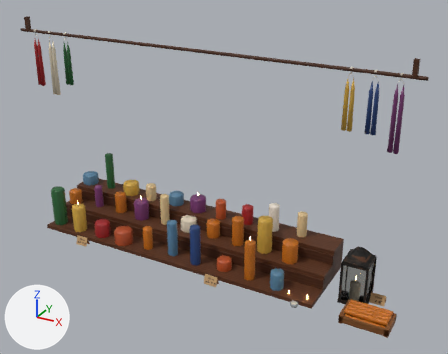
Before and after pictures for a commit that changed the glTF model site/public/models/prop_deco_kerzen.glb.
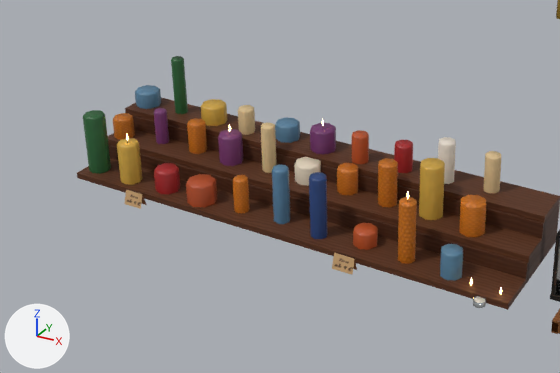
Each version appears first whole from a 50 mm camera at (1.48, -2.42, 1.68) aimed at (0.14, 0.02, 0.46), and next in a close-up on the part from 0% to 77% of the width and 34% to 98% of the height. The lights are fixed; the arrows at lower left show +X, +Y and +Z. The first two pictures are the older version. Where no turn or scale is listed for an object, it has been applied to the vertices. Vertices at exactly the same position are counted once.

The scene before the commit, as lines of its bpy script (objects in view):
```python
me_prop_deco_kerzen_static = bpy.data.meshes.new('prop_deco_kerzen_static')
me_prop_deco_kerzen_static.from_pydata(...)  # 1836 vertices, 2850 faces; spans x -1.05..1.05, y -0.23..0.23, z -0.57..0.57
# faces by material slot: [2670, 168, 12]
me_prop_deco_kerzen_static.materials.append(mat_vendor_atlas)
me_prop_deco_kerzen_static.materials.append(mat_flame)
me_prop_deco_kerzen_static.materials.append(mat_vendor_glass)
ob_prop_deco_kerzen_static = bpy.data.objects.new('prop_deco_kerzen_static', me_prop_deco_kerzen_static)
ob_prop_deco_kerzen_static.location = (0.005, 0.005, 0.575)
```
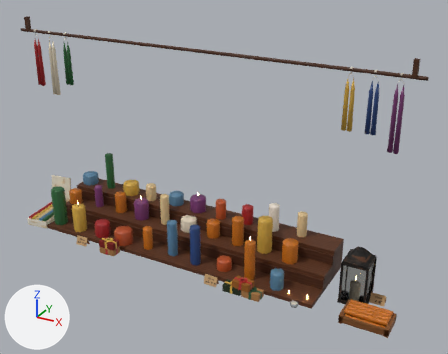
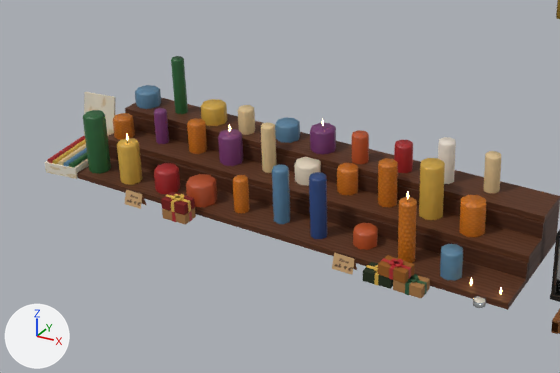
Where the newer file only moved an object's origin or applied its transform, the numbers keep the older frame.

Scene script edits in JSON lines:
```json
{"block": "me_prop_deco_kerzen_static", "where": "# used by ob_prop_deco_kerzen_static; location = (0.005, 0.005, 0.575)"}
{"op": "remove", "block": "me_prop_deco_kerzen_static", "code": "me_prop_deco_kerzen_static.from_pydata(...)  # 1836 vertices, 2850 faces; spans x -1.05..1.05, y -0.23..0.23, z -0.57..0.57"}
{"op": "add", "block": "me_prop_deco_kerzen_static", "code": "me_prop_deco_kerzen_static.from_pydata(...)  # 2132 vertices, 3282 faces; spans x -1.06..1.05, y -0.25..0.23, z -0.58..0.58"}
{"block": "me_prop_deco_kerzen_static", "change": "me_prop_deco_kerzen_static part 1: the loose piece of 8 vertices spanning x 0.84..1.05, y -0.22..-0.2, z -0.57..-0.54 is copied, and the copy is turned -37.6 degrees about the z axis through its middle and scaled by 0.184, then moved by (-0.58, -0.01, 0.05); it spans x 0.34..0.39, y -0.23..-0.2, z -0.5"}
{"block": "me_prop_deco_kerzen_static", "change": "me_prop_deco_kerzen_static part 2: 11 vertices moved within x 0.32..0.85, y -0.16..0.08, z -0.56..-0.31; 42 vertices removed from x 0.32..0.9, y -0.2..0.09, z -0.57..-0.31; 114 vertices added at x 0.27..0.9, y -0.25..0.08, z -0.58..-0.31"}
{"block": "me_prop_deco_kerzen_static", "change": "me_prop_deco_kerzen_static part 3: 4 vertices removed from x -0.6..-0.51, y 0.12..0.21, z -0.35; 148 vertices added at x -1.06..-0.38, y -0.25..0.21, z -0.58..-0.36"}
{"block": "me_prop_deco_kerzen_static", "change": "other edits to the shape of me_prop_deco_kerzen_static do not show in these pictures"}
```

Changed parts and their boxes [x1, y1, x2, y2] in the close-ups (560 x 373 px):
```json
{"object": "prop_deco_kerzen_static", "change": "reshaped", "before": [77, 0, 560, 334], "after": [44, 0, 560, 334]}
{"part": 1, "of": "me_prop_deco_kerzen_static", "change": "added", "after": [391, 258, 401, 267]}
{"part": 2, "of": "me_prop_deco_kerzen_static", "change": "built on", "before": [422, 158, 560, 295], "after": [363, 158, 560, 308]}
{"part": 3, "of": "me_prop_deco_kerzen_static", "change": "built on", "before": [201, 99, 225, 110], "after": [44, 92, 226, 225]}
```
